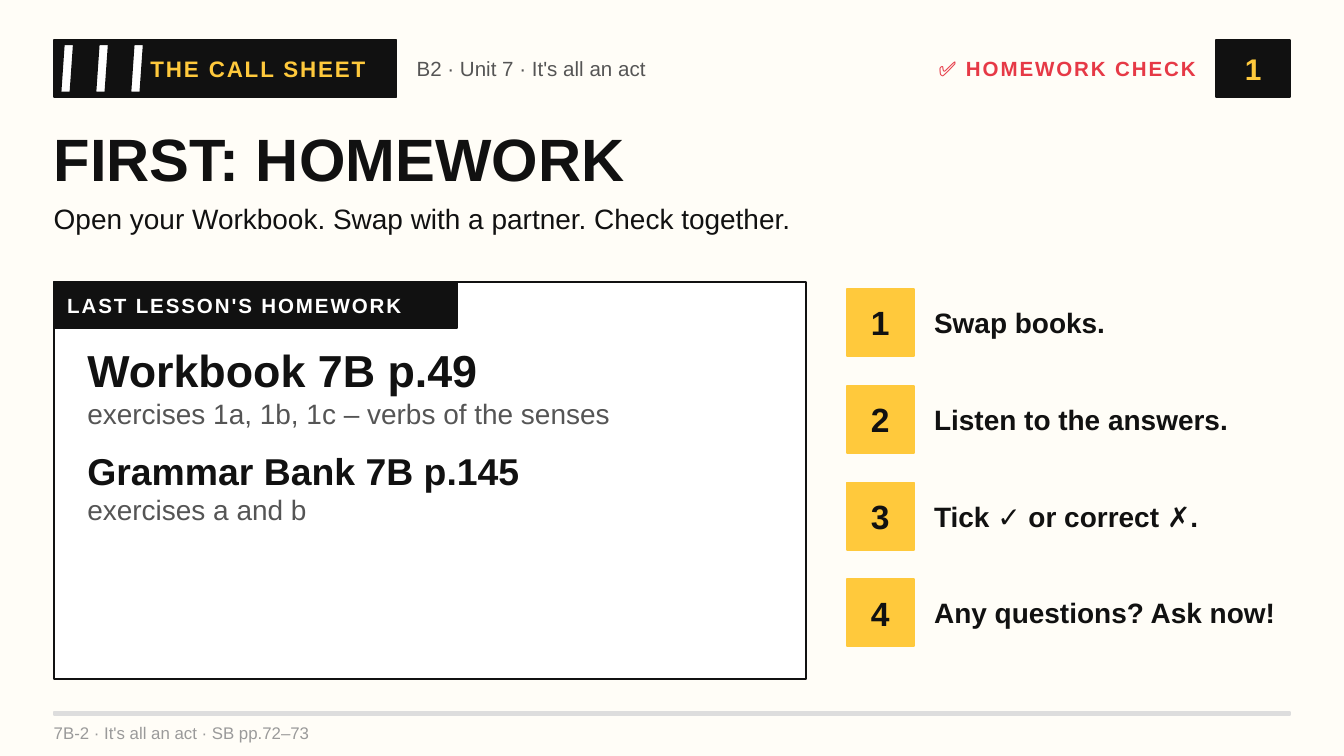
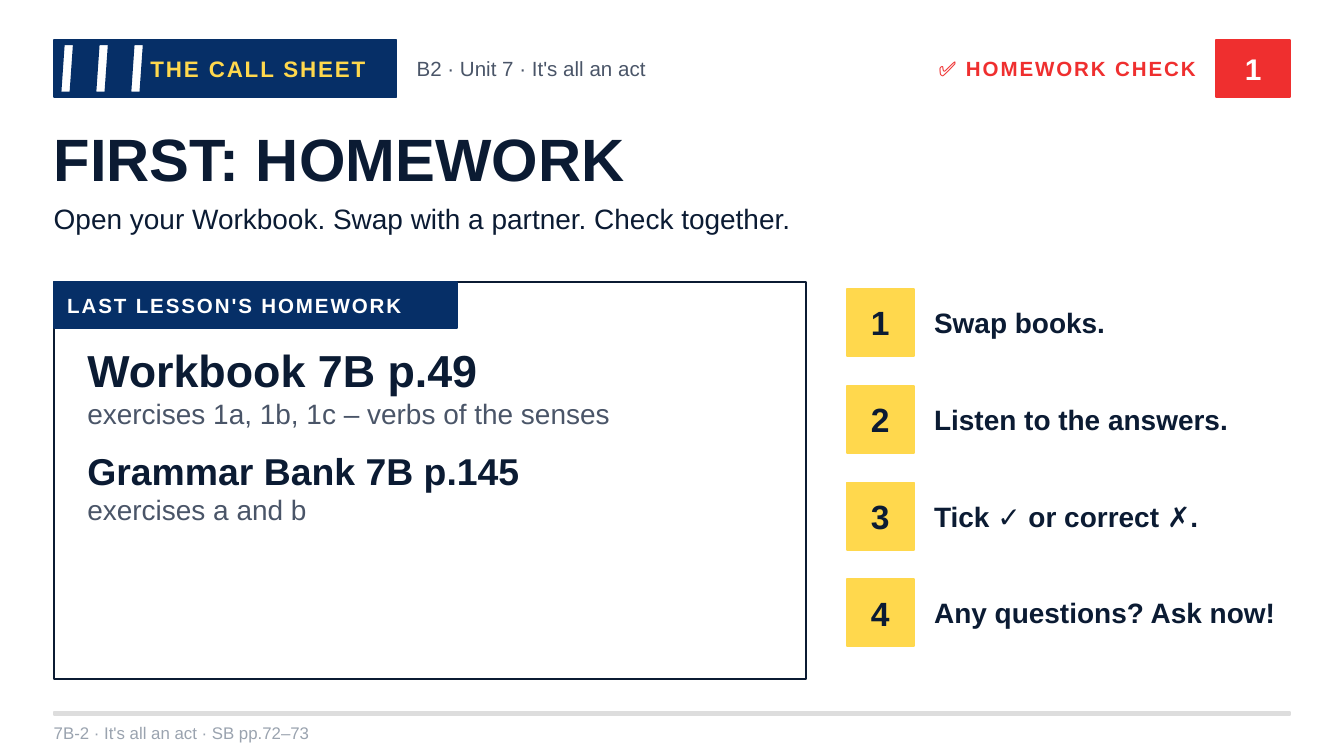
Before and after one commit to londonlanguageschool/Bagheria-, a slide deck: slide 1 of materials/B2/B2_7B-2_Its_all_an_act.pptx. Drawn at 1344x756 pixels with LibreOffice and Linux fonts; fonts in the diff are those of the drawing. Boxes give left, top, right and bottom in pixels: in the first picture for what was removed or moved away, otherwise in the second. Text is boxed around its words. In the diff, an @@ line names an element or a change of style, - is before the commit and + after.

```diff
--- a/materials/B2/B2_7B-2_Its_all_an_act.pptx
+++ b/materials/B2/B2_7B-2_Its_all_an_act.pptx
@@ background #FFFDF7 to #FFFFFF @@
@@ outline #111111 1 pt to #062F67 1 pt in 3 elements at (60,44,74,93), (95,44,109,93), (130,44,144,93) @@
@@ text "THE CALL SHEET" at (150,61,365,78): text colour #FFC93C to #FFD84D @@
@@ text "B2 · Unit 7 · ..." at (417,61,645,76): text colour #555555 to #4A5568 @@
@@ text "✅ HOMEWORK CHECK" at (966,61,1196,76): text colour #E63946 to #EF2F2F @@
@@ text "1" at (1245,59,1262,80): text colour #FFC93C to #FFFFFF @@
@@ rectangle at (1216,40,1290,97): fill #111111 to #EF2F2F; outline #111111 1 pt to #EF2F2F 1 pt @@
@@ fill #111111 to #062F67; outline #111111 1 pt to #062F67 1 pt in 4 elements at (54,40,396,97), (78,44,91,93), (113,44,126,93), (54,282,457,328) @@
@@ rectangle at (54,282,806,679): outline #111111 1 pt to #0B1B33 1 pt @@
@@ text "Workbook 7B p.49" at (87,354,610,521): text colour #111111 to #0B1B33 in "Workbook 7B p.49", "Grammar Bank 7B p.145"; text colour #555555 to #4A5568 in "exercises 1a, 1b, 1c – verbs of ...", "exercises a and b" @@
@@ fill #FFC93C to #FFD84D; outline #FFC93C 1 pt to #FFD84D 1 pt in 4 elements at (847,289,914,356), (847,386,914,453), (847,482,914,550), (847,579,914,646) @@
@@ text colour #111111 to #0B1B33 in 10 elements at (54,139,624,182), (54,208,790,234), (871,312,890,335), (934,312,1105,338), (871,408,890,432), (934,409,1228,431), (871,505,890,530), (934,506,1159,528), (871,603,890,626), (934,602,1275,629) @@
@@ text "7B-2 · It's all an ..." at (54,727,309,743): text colour #9A9A9A to #9AA3AF @@
```
Also in this commit, not shown: 18 other slides changed, 41 other files.
